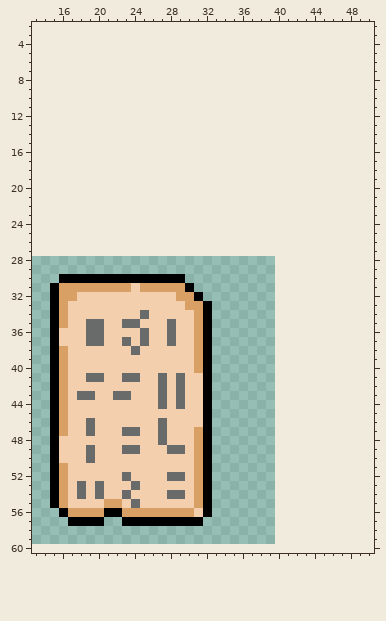
Pixel-art file -- Assets/Sprite/Objects/Page.aseprite. The picture above was drawn from the file before the commit.
32x32 pixels, 1 frame. Shown: x 13..50, y 2..60. The old version is drawn lined up with the new one, on the new canvas.
The result:
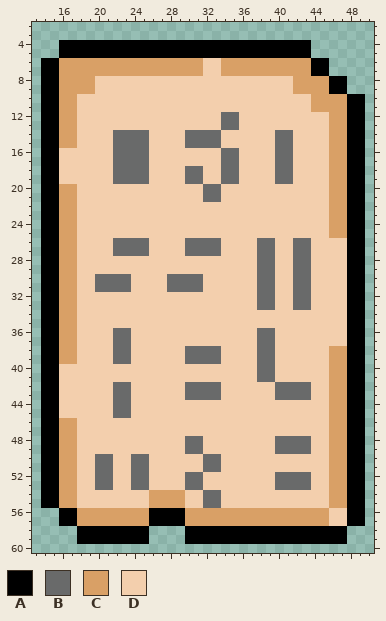
Palette (. is transparent): A #000000  B #696a6a  C #d9a066  D #f3cfad
Diff:
canvas 32x32 -> 64x64, the old top-left corner now at 8,28
Changed rows in their new state; - is an unchanged pixel.
first column x 14:
 4 --AAAAAAAAAAAAAAAAAAAAAAAAAAAA------
 5 --AAAAAAAAAAAAAAAAAAAAAAAAAAAA------
 6 AACCCCCCCCCCCCCCCCDDCCCCCCCCCCAA----
 7 AACCCCCCCCCCCCCCCCDDCCCCCCCCCCAA----
 8 AACCCCDDDDDDDDDDDDDDDDDDDDDDCCCCAA--
 9 AACCCCDDDDDDDDDDDDDDDDDDDDDDCCCCAA--
10 AACCDDDDDDDDDDDDDDDDDDDDDDDDDDCCCCAA
11 AACCDDDDDDDDDDDDDDDDDDDDDDDDDDCCCCAA
12 AACCDDDDDDDDDDDDDDDDBBDDDDDDDDDDCCAA
13 AACCDDDDDDDDDDDDDDDDBBDDDDDDDDDDCCAA
14 AACCDDDDBBBBDDDDBBBBDDDDDDBBDDDDCCAA
15 AACCDDDDBBBBDDDDBBBBDDDDDDBBDDDDCCAA
16 AADDDDDDBBBBDDDDDDDDBBDDDDBBDDDDCCAA
17 AADDDDDDBBBBDDDDDDDDBBDDDDBBDDDDCCAA
18 AADDDDDDBBBBDDDDBBDDBBDDDDBBDDDDCCAA
19 AADDDDDDBBBBDDDDBBDDBBDDDDBBDDDDCCAA
20 AACCDDDDDDDDDDDDDDBBDDDDDDDDDDDDCCAA
21 AACCDDDDDDDDDDDDDDBBDDDDDDDDDDDDCCAA
22 AACCDDDDDDDDDDDDDDDDDDDDDDDDDDDDCCAA
23 AACCDDDDDDDDDDDDDDDDDDDDDDDDDDDDCCAA
24 AACCDDDDDDDDDDDDDDDDDDDDDDDDDDDDCCAA
25 AACCDDDDDDDDDDDDDDDDDDDDDDDDDDDDCCAA
26 AACCDDDDBBBBDDDDBBBBDDDDBBDDBBDDDDAA
27 AACCDDDDBBBBDDDDBBBBDDDDBBDDBBDDDDAA
28 AACCDDDDDDDDDDDDDDDDDDDDBBDDBBDDDDAA
29 AACCDDDDDDDDDDDDDDDDDDDDBBDDBBDDDDAA
30 AACCDDBBBBDDDDBBBBDDDDDDBBDDBBDDDDAA
31 A---DDBBBB-DDDBBBBDDDDDDBBDDBBDDDDAA
32 A--------------DDDDDDDDDBBDDBBDDDDAA
33 A--C------------DDDDDDDDBBDDBBDDDDAA
34 A--C-------D-----DDDDDDDDDDDDDDDDDAA
35 A--C-DD--DD---D--DDDDDDDDDDDDDDDDDAA
36 A-CC-DD-BB-D--D--DDDDDDDBBDDDDDDDDAA
37 A-CC-DD-B--D--D--DDDDDDDBBDDDDDDDDAA
38 A--C----BBD-----BBBBDDDDBBDDDDDDCCAA
39 A--C----BB------BBBBDDDDBBDDDDDDCCAA
40 A-D--------------DDDDDDDBBDDDDDDCCAA
41 A-D--DD--DD--D-D--DDDDDDBBDDDDDDCCAA
42 A-D-----BB---D-DBBBBDDDDDDBBBBDDCCAA
43 A-D-DD-------D-DBBBBDDDDDDBBBBDDCCAA
44 A-D-----BB---D-D--DDDDDDDDDDDDDDCCAA
45 A-D-----BB--------DDDDDDDDDDDDDDCCAA
46 A--C-D-------D----DDDDDDDDDDDDDDCCAA
47 A--C-D---DD--D---DDDDDDDDDDDDDDDCCAA
48 A-CC---------D--BBDDDDDDDDBBBBDDCCAA
49 A-CC-D---DD---DDBBDDDDDDDDBBBBDDCCAA
50 A-CC-DBB--BB-----DBBDDDDDDDDDDDDCCAA
51 A--C--BB--BB-----DBBDDDDDDDDDDDDCCAA
52 A--C--BB-DBB--DDBBDDDDDDDDBBBBDDCCAA
53 A--CD--B---B----BBDDDDDDDDBBBBDDCCAA
54 A--CD-D--D--CCCC-DBBDDDDDDDDDDDDCCAA
55 A--C---DD-D-CCCC-DBBDDDDDDDDDDDDCCAA
56 ---A---CC---AAAA-CCCCCCCCCCCCCCCDDAA
57 --A-CCCCCCCC----CCCCCCCCCCCCCCCCDDAA
58 ----AAAAAAAA----AAAAAAAAAAAAAAAAAA--
59 ----AAAAAAAA----AAAAAAAAAAAAAAAAAA--
Boxes around the changes in both pictures, in picture pixels (x1, y1, x2, y2):
changed: (41, 40, 365, 544)
